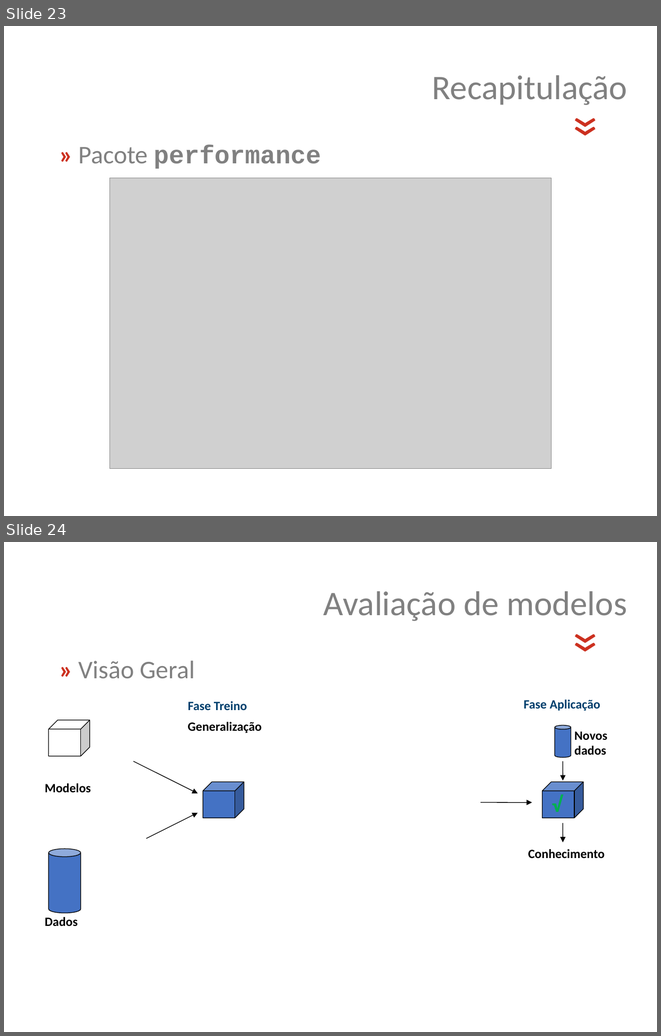
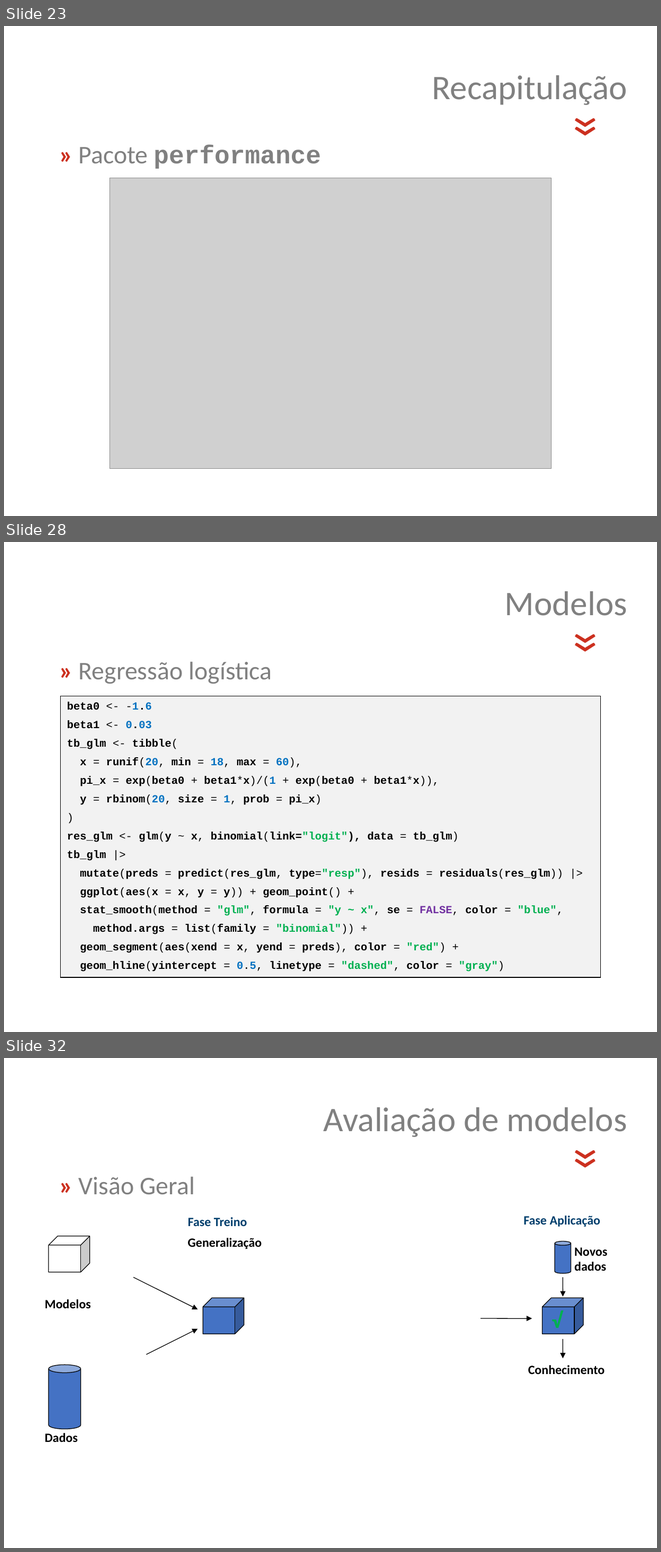
Before and after one commit to jsollari/DSR-II2024, a slide deck: docs/DSR-II2024_JL_slides.pptx. Shown one above the other, each under a label of ours: slides 23 and 24 before the commit, slides 23, 28 and 32 after it; the slides between them are not shown. The pictures are 661x1036 and 661x1552 pixels, drawn with LibreOffice and Linux fonts; fonts in the diff are those of the drawing; grey boxes stand for pictures; background and template pictures are left out. Boxes give left, top, right and bottom in pixels: in the first picture for what was removed or moved away, otherwise in the second. Text is boxed around its words. In the diff, an @@ line names an element or a change of style, - is before the commit and + after.

```diff
--- a/docs/DSR-II2024_JL_slides.pptx
+++ b/docs/DSR-II2024_JL_slides.pptx
@@ slide 28 added at [4, 542, 657, 1032], background #FFFFFF @@
@@ text added at [505, 591, 627, 616], 38 pt, text #808080 @@
+Modelos
@@ text added at [541, 627, 613, 663], 60 pt, text #CC301F @@
+«
@@ text added at [79, 662, 272, 684], 28 pt, text #808080 @@
+» Regressão logística
@@ rectangle added at [61, 696, 601, 978], fill #F2F2F2, outline #000000 0.75 pt, 12 pt, text #000000, bold @@
+beta0 <- -1.6
+beta1 <- 0.03
+tb_glm <- tibble(
+x = runif(20, min = 18, max = 60),
+pi_x = exp(beta0 + beta1*x)/(1 + exp(beta0 + beta1*x)),
+y = rbinom(20, size = 1, prob = pi_x)
+)
+res_glm <- glm(y ~ x, binomial(link="logit"), data = tb_glm)
+tb_glm |>
+mutate(preds = predict(res_glm, type="resp"), resids = residuals(res_glm)) |>
+ggplot(aes(x = x, y = y)) + geom_point() +
+stat_smooth(method = "glm", formula = "y ~ x", se = FALSE, color = "blue",
+method.args = list(family = "binomial")) +
+geom_segment(aes(xend = x, yend = preds), color = "red") +
+geom_hline(yintercept = 0.5, linetype = "dashed", color = "gray")
@@ what was slide 24 is now slide 32 @@
```
Also in this commit, not shown: 11 slides changed, 8 other slides added, 35 other files.
